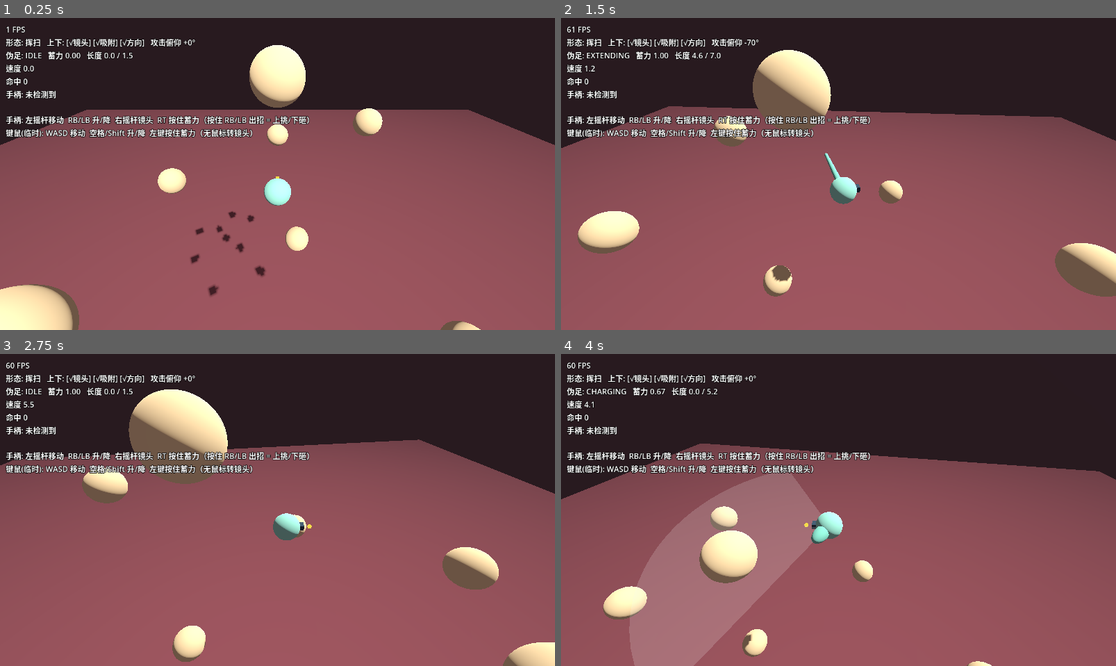
Above: before the commit, frames 1-4 (two rows, left to right).
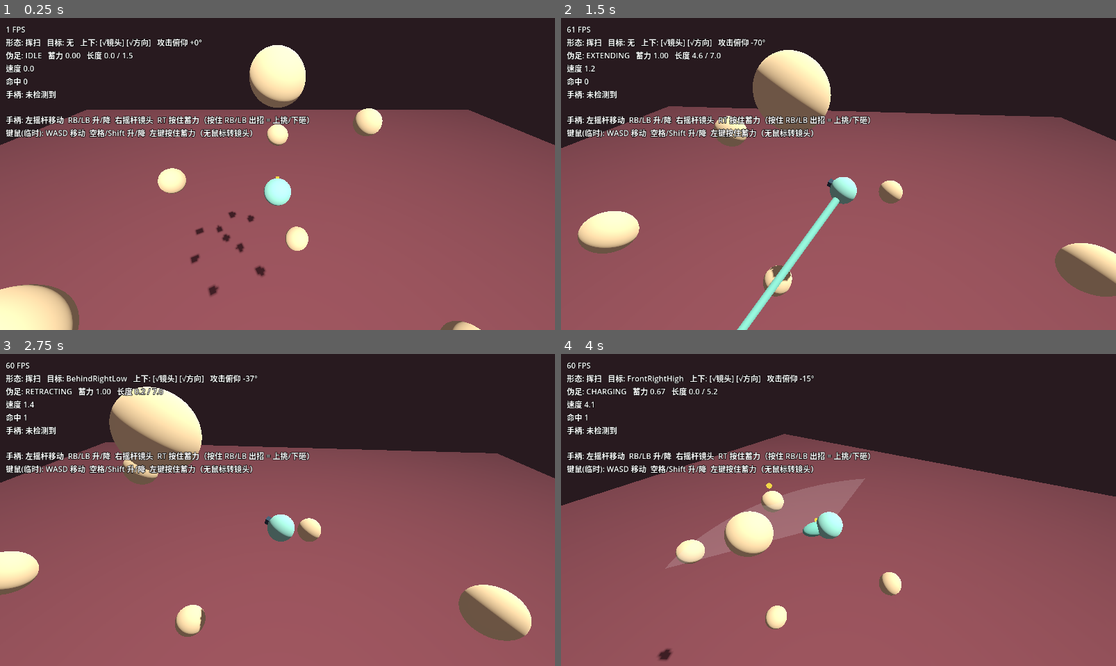
Above: after the commit, the same moments.

Repository: paddypasteur/cellgod
Game: Godot game, scene res://scenes/arena.tscn
Same seed, same stepped clock (60 frames per second), same inputs: the game is played once before the commit and once after it.
Inputs (mouse positions are in pixels of both pictures, inside the frame that each line leads up to):
- Up to frame 1 (0.25 s): no input
- Up to frame 2 (1.5 s): tap Enter at 0.5 s; move the mouse to (960, 158) at 0.52 s; press the mouse at (960, 158) at 0.53 s; hold D (move_right) 0.53-1.28 s; move the mouse to (727, 189) at 1.27 s; release the mouse at (727, 189) at 1.28 s; hold Shift (move_down) from 1.28 s (still down); click (727, 189) at 1.35 s
- Up to frame 3 (2.75 s): move the mouse to (333, 441) at 2.02 s; release Shift (move_down) at 2.03 s; press the mouse at (333, 441) at 2.03 s; hold D (move_right) from 2.03 s (still down)
- Up to frame 4 (4 s): move the mouse to (810, 572) at 2.77 s; release D (move_right) at 2.78 s; release the mouse at (810, 572) at 2.78 s; hold Space (move_up) 2.78-3.53 s; click (810, 572) at 2.85 s; move the mouse to (1005, 556) at 3.52 s; press the mouse at (1005, 556) at 3.53 s; hold A (move_left) from 3.53 s (still down)

The runs differ from the first frame. In frame 1, 0.5% of the frame differs, in the area x 8-37%, y 6-10%; in frame 2, 1.3%; in frame 3, 13%; in frame 4, 17%, in the area x 0-100%, y 6-100%.

Commit message:
索敌改为屏幕中心最近的目标，替换按身体正面的吸附
- 伪足够得着且离屏幕中心最近的目标被选中，攻击打向它、身体转过去
- 目标头顶显示标记；方向攻击（按住升降）优先于索敌
- 删除不对称吸附与对称吸附
- CLAUDE.md 同步

Co-Authored-By: Claude Opus 5.5 <noreply@anthropic.com>

Diff:
--- a/scenes/player.tscn
+++ b/scenes/player.tscn
@@ -62,6 +62,11 @@
 
 [sub_resource type="ImmediateMesh" id="Mesh_swing_preview"]
 
+[sub_resource type="SphereMesh" id="Mesh_target_marker"]
+material = SubResource("Mat_marker")
+radius = 0.15
+height = 0.3
+
 [node name="Player" type="CharacterBody3D"]
 collision_mask = 3
 motion_mode = 1
@@ -91,6 +96,12 @@
 cast_shadow = 0
 mesh = SubResource("Mesh_marker")
 
+[node name="TargetMarker" type="MeshInstance3D" parent="."]
+top_level = true
+visible = false
+cast_shadow = 0
+mesh = SubResource("Mesh_target_marker")
+
 [node name="SwingPreview" type="MeshInstance3D" parent="."]
 visible = false
 cast_shadow = 0
--- a/scripts/player/player.gd
+++ b/scripts/player/player.gd
@@ -36,23 +36,24 @@
 ## 朝向最多能抬头/低头多少度。上升/下降输入会让正面倾斜，0 = 正面永远水平
 @export_range(0.0, 89.0) var facing_max_pitch_deg: float = 60.0
 
-@export_group("上下方向（三个开关可任意组合）")
+@export_group("索敌")
+## 只有投影到屏幕上、离屏幕中心不超过"屏幕高度 × 此比例"的敌人才会被选中。
+## 选中后攻击直接打向它，身体也转过去：镜头对准谁就打谁
+@export_range(0.0, 1.0) var target_screen_radius: float = 0.3
+## 伪足射程之外再多给多少米的余量（目标本身有体积，球心稍远一点也打得到）
+@export var target_reach_slack: float = 1.0
+## 选中标记悬在目标中心上方多高
+@export var target_marker_height: float = 1.0
+
+@export_group("上下方向（没有选中目标时）")
 ## 开关 1：攻击的上下角度跟随镜头俯仰。右摇杆往上看，伪足就往上打
 @export var vertical_from_camera: bool = true
 ## 镜头每偏离默认俯仰 1°，攻击抬高/压低多少度
 @export_range(0.0, 2.0) var camera_pitch_follow_ratio: float = 1.0
 ## 镜头俯仰在默认值附近多少度内不影响攻击，免得轻碰右摇杆攻击就歪
 @export_range(0.0, 30.0) var camera_pitch_deadzone_deg: float = 5.0
-## 开关 2：不对称吸附。水平窄（保住"朝正面打"），上下宽（高低交给游戏找）。
-## 关闭时退回下面的对称吸附 aim_assist_angle_deg
-@export var vertical_assist_enabled: bool = true
-## 不对称吸附的水平容差（度）
-@export_range(0.0, 45.0) var assist_horizontal_deg: float = 12.0
-## 不对称吸附的上下容差（度）
-@export_range(0.0, 89.0) var assist_vertical_deg: float = 60.0
-## 开关 2 关闭时使用的对称吸附角（度）。0 = 完全不吸附
-@export_range(0.0, 45.0) var aim_assist_angle_deg: float = 12.0
-## 开关 3：方向攻击。按住上升/下降键出招 = 上挑/下砸（丝之歌式），优先于开关 1
+## 开关 3：方向攻击。按住上升/下降键出招 = 上挑/下砸（丝之歌式）。
+## 优先级最高：按着方向时不自动选目标，玩家明确的输入压过自动索敌
 @export var directional_attacks: bool = true
 ## 上挑/下砸的角度（度）。90 = 正上/正下
 @export_range(0.0, 90.0) var directional_attack_pitch_deg: float = 70.0
@@ -135,8 +136,10 @@
 var _hold_timer: float = 0.0
 var _buffer_timer: float = 0.0
 
-## 当前瞄准方向（已含吸附），世界空间单位向量
+## 当前瞄准方向（已含索敌），世界空间单位向量
 var _aim_dir: Vector3 = Vector3.FORWARD
+## 当前选中的目标，没有则为 null
+var _target: Node3D = null
 
 ## 身体正面。存成偏航+俯仰两个角而不是向量，
 ## 这样转身用 rotate_toward 就不会遇到"正好转 180°时方向不确定"的问题
@@ -175,6 +178,7 @@
 @onready var _reach_preview: MeshInstance3D = $ReachPreview
 @onready var _facing_pivot: Node3D = $Facing
 @onready var _swing_preview: MeshInstance3D = $SwingPreview
+@onready var _target_marker: MeshInstance3D = $TargetMarker
 
 
 func _ready() -> void:
@@ -249,23 +253,60 @@
 
 # ---------------------------------------------------------------- 瞄准
 
-## 水平永远是身体正面，上下由三个开关按优先级决定：
-## 方向攻击（按着升降键时）> 身体俯仰 + 镜头俯仰偏移；最后统一做吸附
+## 优先级：方向攻击（按着升降键）> 屏幕中心索敌 > 身体正面（俯仰叠加镜头偏移）
 func _update_aim() -> void:
+    var vertical: float = Input.get_axis(&"move_down", &"move_up")
+    var directional: bool = directional_attacks and absf(vertical) > 0.5
+
+    _target = null
+    if not directional:
+        _target = _find_screen_target(body_radius + _current_reach_length())
+    if _target != null:
+        _aim_dir = (_target.global_position - global_position).normalized()
+        return
+
     var pitch: float = _facing_pitch
-    var vertical: float = Input.get_axis(&"move_down", &"move_up")
-    if directional_attacks and absf(vertical) > 0.5:
+    if directional:
         pitch = signf(vertical) * deg_to_rad(directional_attack_pitch_deg)
     elif vertical_from_camera:
         pitch += _camera_pitch_offset()
     pitch = clampf(pitch, deg_to_rad(-89.0), deg_to_rad(89.0))
-
-    var dir: Vector3 = (Basis(Vector3.UP, _facing_yaw) * Basis(Vector3.RIGHT, pitch)) * Vector3.FORWARD
-    var reach: float = body_radius + _current_reach_length()
-    if vertical_assist_enabled:
-        _aim_dir = _apply_vertical_assist(dir, _facing_yaw, pitch, reach)
-    else:
-        _aim_dir = _apply_aim_assist(dir, reach)
+    _aim_dir = (Basis(Vector3.UP, _facing_yaw) * Basis(Vector3.RIGHT, pitch)) * Vector3.FORWARD
+
+
+## 选投影离屏幕中心最近、且伪足够得着的目标。
+## 按屏幕距离而不是按身体朝向挑：玩家用镜头"看"谁，就是想打谁
+func _find_screen_target(reach: float) -> Node3D:
+    var cam: Camera3D = get_viewport().get_camera_3d()
+    if cam == null:
+        return null
+    var screen: Vector2 = get_viewport().get_visible_rect().size
+    var center: Vector2 = screen * 0.5
+    var best_px: float = screen.y * target_screen_radius
+    var max_dist: float = reach + pod_tip_radius + target_reach_slack
+    var best: Node3D = null
+    for node: Node in get_tree().get_nodes_in_group(&"target"):
+        var t := node as Node3D
+        if t == null:
+            continue
+        var dist: float = t.global_position.distance_to(global_position)
+        if dist < 0.001 or dist > max_dist:
+            continue
+        if cam.is_position_behind(t.global_position):
+            continue
+        var px: float = cam.unproject_position(t.global_position).distance_to(center)
+        if px < best_px:
+            best_px = px
+            best = t
+    return best
+
+
+## 有目标时身体直接转向攻击方向，让"正面"和"打向哪"保持一致，否则小方块指着别处会误导
+func _face_toward(dir: Vector3) -> void:
+    var flat_len: float = Vector2(dir.x, dir.z).length()
+    if flat_len > 0.0001:
+        _facing_yaw = atan2(-dir.x, -dir.z)
+    _facing_pitch = _clamp_facing_pitch(atan2(dir.y, flat_len))
 
 
 ## 镜头俯仰相对"默认俯仰"的偏移。以默认俯仰而不是水平为零点，
@@ -285,60 +326,6 @@
     return offset * camera_pitch_follow_ratio
 
 
-## 水平和上下分开判断容差，取两个方向偏差（各自按容差归一化）之和最小的目标
-func _apply_vertical_assist(dir: Vector3, yaw: float, pitch: float, reach: float) -> Vector3:
-    var h_limit: float = deg_to_rad(assist_horizontal_deg)
-    var v_limit: float = deg_to_rad(assist_vertical_deg)
-    if h_limit <= 0.0 or v_limit <= 0.0:
-        return dir
-    var max_dist: float = reach + pod_tip_radius + 1.0
-    var best_dir: Vector3 = dir
-    var best_score: float = INF
-    for node: Node in get_tree().get_nodes_in_group(&"target"):
-        var t := node as Node3D
-        if t == null:
-            continue
-        var to: Vector3 = t.global_position - global_position
-        var dist: float = to.length()
-        if dist < 0.001 or dist > max_dist:
-            continue
-        var flat_len: float = Vector2(to.x, to.z).length()
-        var t_pitch: float = atan2(to.y, flat_len)
-        # 乘 cos(俯仰)：目标越接近正上/正下，水平角差在空间上越不重要，
-        # 不然头顶正上方的目标会因为偏航角算不准而永远吸不到
-        var d_yaw: float = absf(angle_difference(yaw, atan2(-to.x, -to.z))) * cos(t_pitch)
-        var d_pitch: float = absf(t_pitch - pitch)
-        if d_yaw > h_limit or d_pitch > v_limit:
-            continue
-        var score: float = d_yaw / h_limit + d_pitch / v_limit
-        if score < best_score:
-            best_score = score
-            best_dir = to / dist
-    return best_dir
-
-
-func _apply_aim_assist(dir: Vector3, reach: float) -> Vector3:
-    if aim_assist_angle_deg <= 0.0:
-        return dir
-    var best_dir: Vector3 = dir
-    var best_angle: float = deg_to_rad(aim_assist_angle_deg)
-    # 多留一点余量，目标本身有体积，球心稍远一点也打得到
-    var max_dist: float = reach + pod_tip_radius + 1.0
-    for node: Node in get_tree().get_nodes_in_group(&"target"):
-        var t := node as Node3D
-        if t == null:
-            continue
-        var to: Vector3 = t.global_position - global_position
-        var dist: float = to.length()
-        if dist < 0.001 or dist > max_dist:
-            continue
-        var angle: float = dir.angle_to(to / dist)
-        if angle < best_angle:
-            best_angle = angle
-            best_dir = to / dist
-    return best_dir
-
-
 func _camera_flat_forward() -> Vector3:
     var cam: Camera3D = get_viewport().get_camera_3d()
     if cam == null:
@@ -365,9 +352,13 @@
                     # 立刻刷新，否则这一帧的鼓包和瞄准点还指着旧方向
                     _update_aim()
                 _pod_state = PodState.CHARGING
+                if _target != null:
+                    _face_toward(_aim_dir)
 
         PodState.CHARGING:
             _charge_time += delta
+            if _target != null:
+                _face_toward(_aim_dir)
             # 缓冲触发时按键可能早就松开了，那就等同于一次轻点
             if not Input.is_action_pressed(&"pseudopod"):
                 _release()
@@ -419,7 +410,7 @@
     return clampf((_charge_time - tap_threshold) / span, 0.0, 1.0)
 
 
-## 当前状态下伪足"能伸到"的长度，用于吸附范围和预告线
+## 当前状态下伪足"能伸到"的长度，用于索敌范围和预告线
 func _current_reach_length() -> float:
     match _pod_state:
         PodState.CHARGING:
@@ -434,6 +425,8 @@
     _attack_charge = _current_charge()
     _target_length = lerpf(pod_min_length, pod_max_length, _attack_charge)
     _attack_dir = _aim_dir
+    if _target != null:
+        _face_toward(_attack_dir)
     _pod_length = 0.0
     _attack_is_swing = attack_shape == AttackShape.SWING
     if _attack_is_swing:
@@ -629,6 +622,11 @@
     _aim_marker.visible = idle_or_charging
     if _aim_marker.visible:
         _aim_marker.position = _aim_dir * (body_radius + 0.35)
+
+    # 标记是 top_level，直接用世界坐标挂在目标头顶
+    _target_marker.visible = idle_or_charging and _target != null
+    if _target_marker.visible:
+        _target_marker.global_position = _target.global_position + Vector3.UP * target_marker_height
 
     var charging: bool = _pod_state == PodState.CHARGING
     var swing_selected: bool = attack_shape == AttackShape.SWING
@@ -710,10 +708,10 @@
 func get_debug_text() -> String:
     var state_name: String = PodState.keys()[_pod_state]
     var charge: float = _current_charge() if _pod_state == PodState.CHARGING else _attack_charge
-    return "形态: %s   上下: [%s镜头] [%s吸附] [%s方向]   攻击俯仰 %+.0f°\n伪足: %s   蓄力 %.2f   长度 %.1f / %.1f\n速度 %.1f" % [
+    return "形态: %s   目标: %s   上下: [%s镜头] [%s方向]   攻击俯仰 %+.0f°\n伪足: %s   蓄力 %.2f   长度 %.1f / %.1f\n速度 %.1f" % [
         "挥扫" if attack_shape == AttackShape.SWING else "直刺",
+        str(_target.name) if _target != null else "无",
         "√" if vertical_from_camera else "×",
-        "√" if vertical_assist_enabled else "×",
         "√" if directional_attacks else "×",
         rad_to_deg(asin(clampf(_aim_dir.y, -1.0, 1.0))),
         state_name,
Not shown, changed: CLAUDE.md
